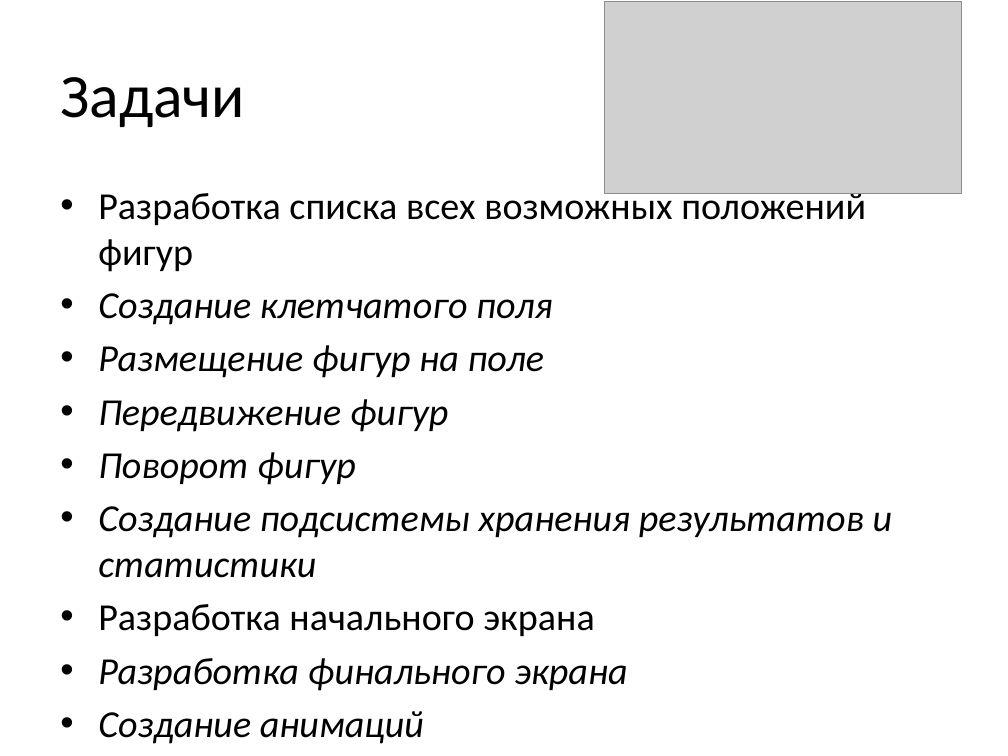
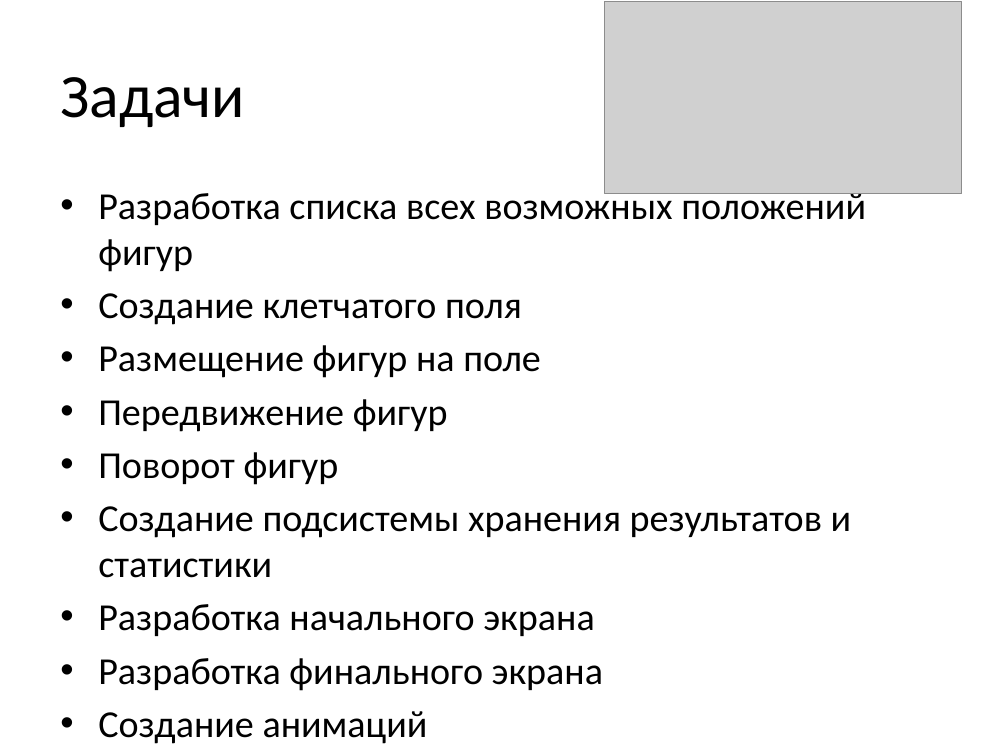
Before and after one commit to novd7/yandex_project2_tetris, a slide deck: slide 5 of defence_of_project/presentation.pptx. Drawn at 1008x756 pixels with LibreOffice and Linux fonts; fonts in the diff are those of the drawing; grey boxes stand for pictures. Boxes give left, top, right and bottom in pixels: in the first picture for what was removed or moved away, otherwise in the second. Text is boxed around its words. In the diff, an @@ line names an element or a change of style, - is before the commit and + after.

```diff
--- a/defence_of_project/presentation.pptx
+++ b/defence_of_project/presentation.pptx
@@ text at (98,293,852,691): italic off in "Создание клетчатого поля", "Размещение фигур на поле", "Передвижение фигур", "Поворот фигур" and 3 more places @@
```
Also in this commit, not shown: 6 other slides changed.
